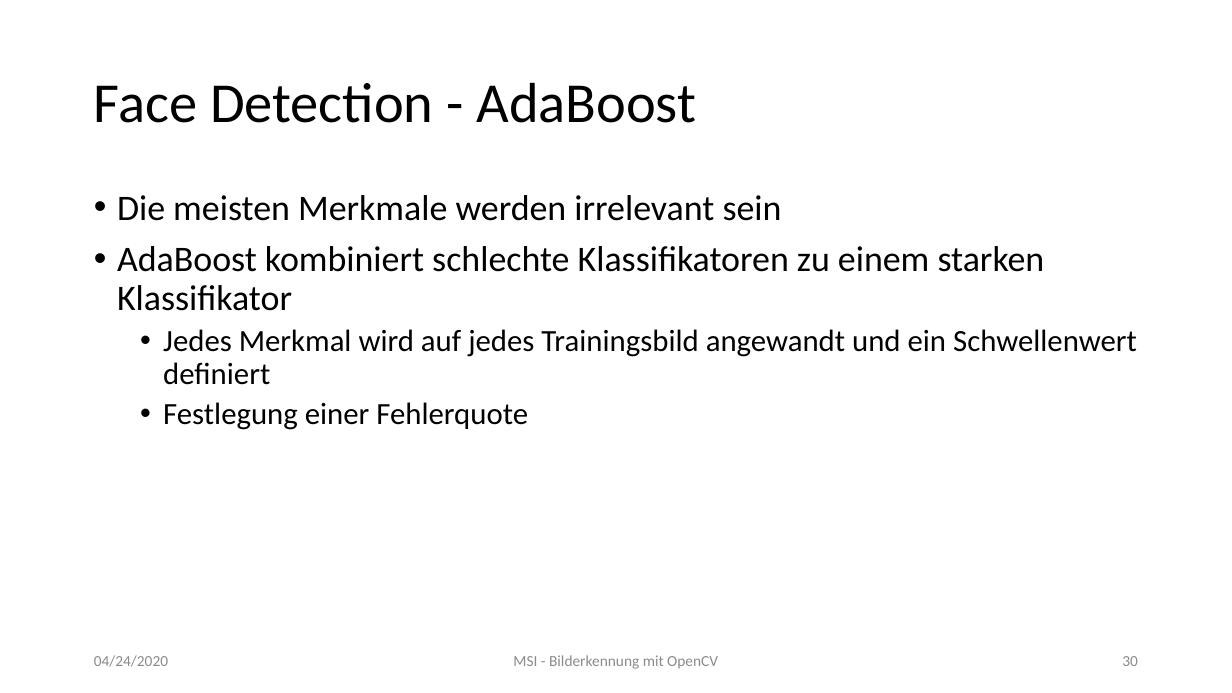
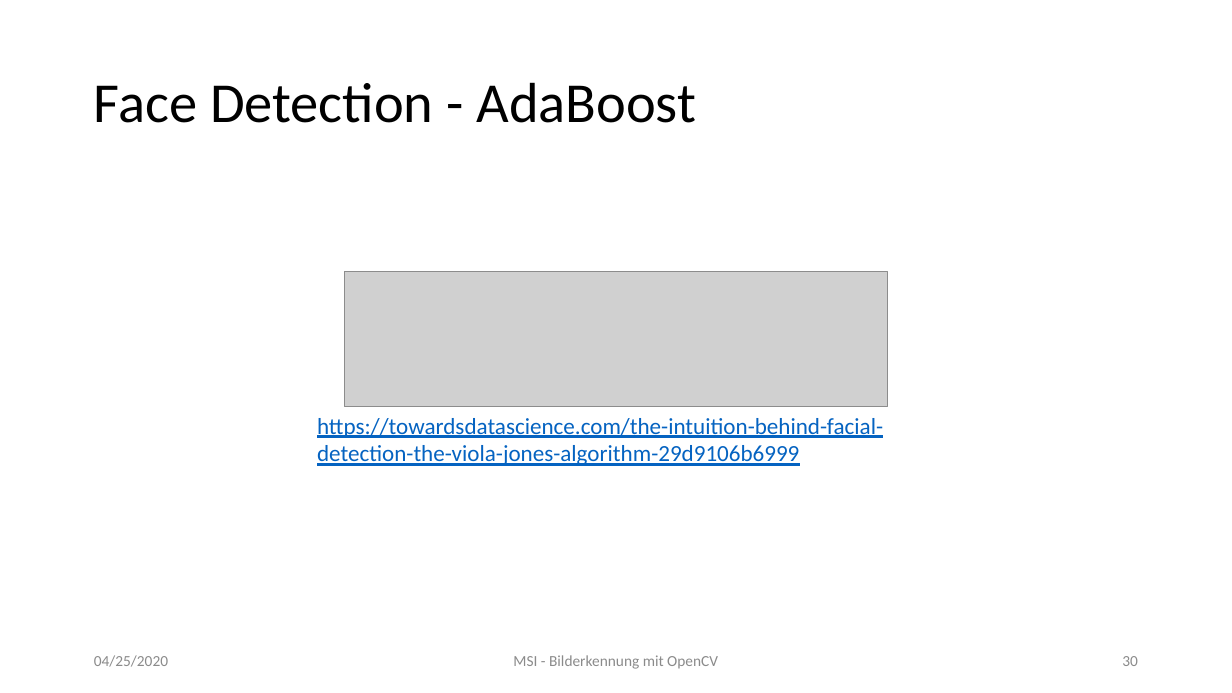
Before and after one commit to MarkusClln/MSI, a slide deck: slide 30 of Bilderkennung mit OpenCV.pptx. Drawn at 1232x693 pixels with LibreOffice and Linux fonts; fonts in the diff are those of the drawing; grey boxes stand for pictures. Boxes give left, top, right and bottom in pixels: in the first picture for what was removed or moved away, otherwise in the second. Text is boxed around its words. In the diff, an @@ line names an element or a change of style, - is before the commit and + after.

```diff
--- a/Bilderkennung mit OpenCV.pptx
+++ b/Bilderkennung mit OpenCV.pptx
@@ text removed at [117,195,1137,430] @@
-• Die meisten Merkmale werden irrelevant sein
-• AdaBoost kombiniert schlechte Klassifikatoren zu einem starken Klassifikator
-  • Jedes Merkmal wird auf jedes Trainingsbild angewandt und ein Schwellenwert definiert
-  • Festlegung einer Fehlerquote
@@ picture added at [345,272,888,407] @@
@@ text added at [317,418,883,466], 18 pt, text #0563C1, underline @@
+https://towardsdatascience.com/the-intuition-behind-facial-detection-the-viola-jones-algorithm-29d9106b6999
@@ text at [94,655,168,667]: text changed @@
-04/24/2020
+04/25/2020
```
Also in this commit, not shown: 46 other slides changed, 1 slide removed.
